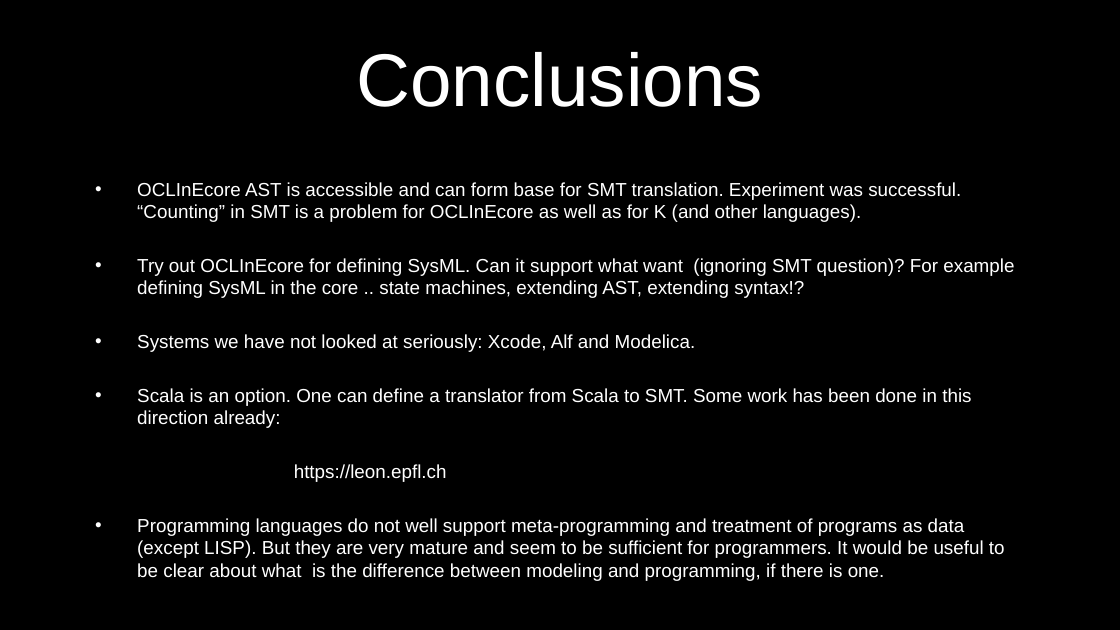
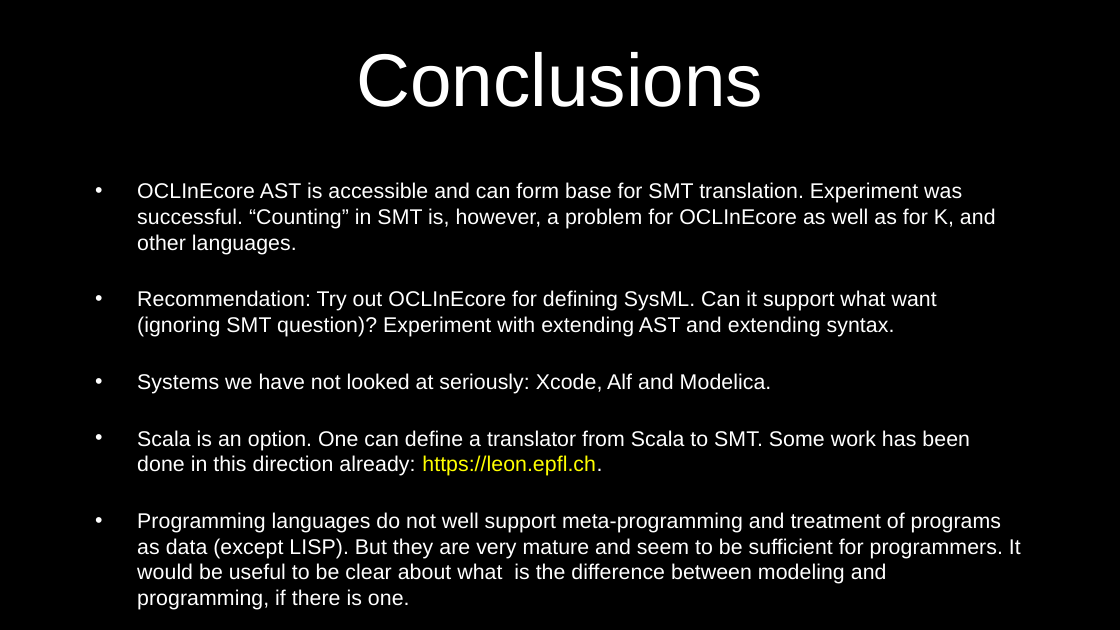
Before and after one commit to Open-MBEE/klang, a slide deck: slide 37 of presentations/LanguageStudy.pptx. Drawn at 1120x630 pixels with LibreOffice and Linux fonts; fonts in the diff are those of the drawing; background and template pictures are left out. Boxes give left, top, right and bottom in pixels: in the first picture for what was removed or moved away, otherwise in the second. Text is boxed around its words. In the diff, an @@ line names an element or a change of style, - is before the commit and + after.

Commit message:
updated language trade study slides

```diff
--- a/presentations/LanguageStudy.pptx
+++ b/presentations/LanguageStudy.pptx
@@ text at [137,182,996,337]: text changed; size 12.1 to 13.8 pt @@
-• OCLInEcore AST is accessible and can form base for SMT translation. Experiment was successful. “Counting” in SMT is a problem for OCLInEcore as well as for K (and other languages).
-• Try out OCLInEcore for defining SysML. Can it support what want (ignoring SMT question)? For example defining SysML in the core .. state machines, extending AST, extending syntax!?
+• OCLInEcore AST is accessible and can form base for SMT translation. Experiment was successful. “Counting” in SMT is, however, a problem for OCLInEcore as well as for K, and other languages.
+• Recommendation: Try out OCLInEcore for defining SysML. Can it support what want (ignoring SMT question)? Experiment with extending AST and extending syntax.
@@ text at [137,373,1021,610]: size 12.1 to 13.8 pt in "Systems we have not looked at seriously: ...", "Programming languages do not well support meta-programming ..." @@
@@ text at [137,430,970,476]: text changed; size 12.1 to 13.8 pt @@
-• Scala is an option. One can define a translator from Scala to SMT. Some work has been done in this direction already:
-https://leon.epfl.ch
+• Scala is an option. One can define a translator from Scala to SMT. Some work has been done in this direction already: https://leon.epfl.ch.
```
Also in this commit, not shown: 15 other slides changed, 2 slides added, 2 slides removed.
